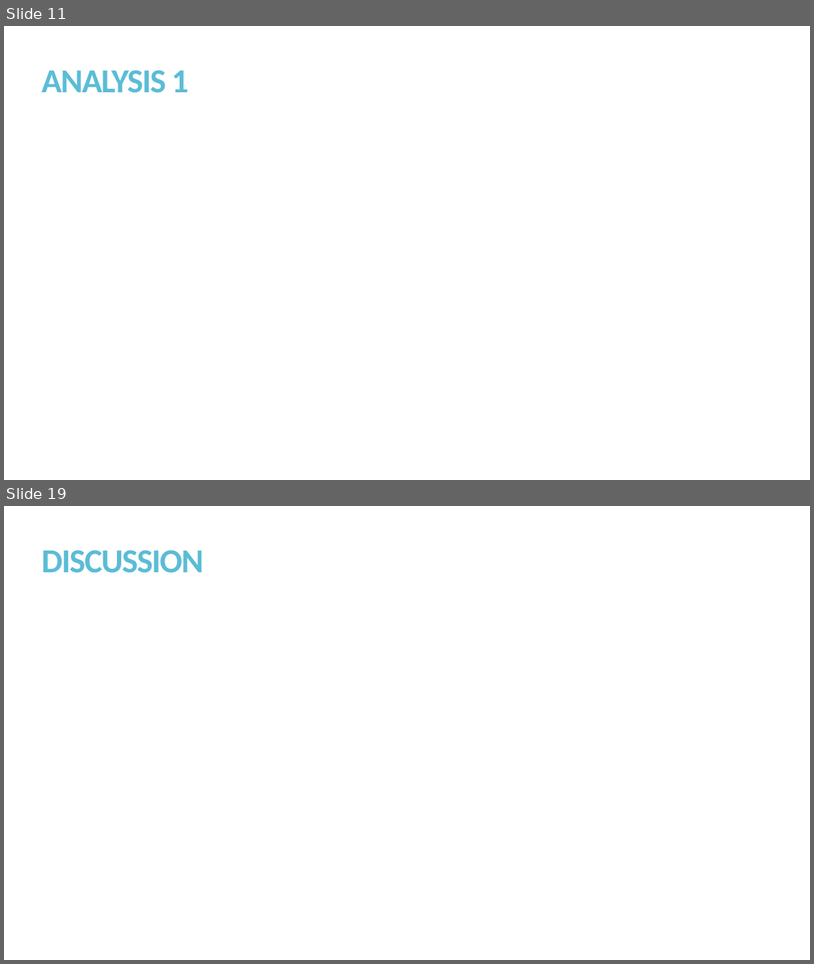
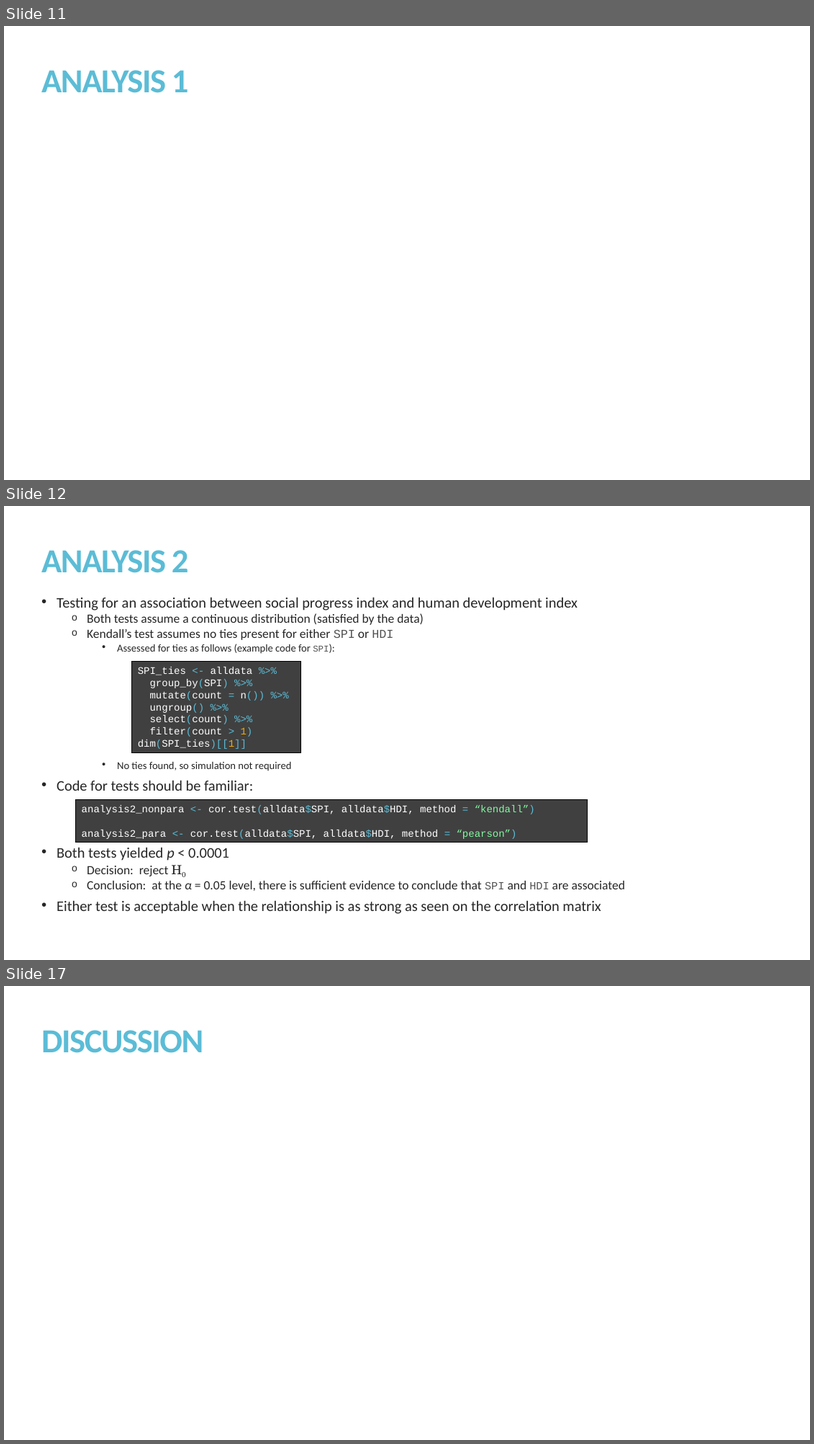
Before and after one commit to kmprioliPROF/MAT_8452_Final_Project, a slide deck: Prioli_Final_Proj.pptx. Shown one above the other, each under a label of ours: slides 11 and 19 before the commit, slides 11, 12 and 17 after it; the slides between them are not shown. The pictures are 814x964 and 814x1444 pixels, drawn with LibreOffice and Linux fonts; fonts in the diff are those of the drawing. Boxes give left, top, right and bottom in pixels: in the first picture for what was removed or moved away, otherwise in the second. Text is boxed around its words. In the diff, an @@ line names an element or a change of style, - is before the commit and + after.

Commit message:
Modifying Analysis 1 to include bootstrapping and some changes to Analysis 4 interpretation; some edits to slides

```diff
--- a/Prioli_Final_Proj.pptx
+++ b/Prioli_Final_Proj.pptx
@@ slide 12 added at (x1=4, y1=506, x2=810, y2=960), background #FFFFFF @@
@@ title added at (x1=41, y1=550, x2=189, y2=573), 40 pt, text #5BBCD6, bold @@
+ANALYSIS 2
@@ text added at (x1=57, y1=597, x2=625, y2=914), 17.5 pt, text #262626 @@
+• Testing for an association between social progress index and human development index
+  o Both tests assume a continuous distribution (satisfied by the data)
+  o Kendall’s test assumes no ties present for either SPI or HDI
+    • Assessed for ties as follows (example code for SPI):
+    • No ties found, so simulation not required
+• Code for tests should be familiar:
+• Both tests yielded p < 0.0001
+  o Decision: reject H0
+  o Conclusion: at the α = 0.05 level, there is sufficient evidence to conclude that SPI and HDI are associated
+• Either test is acceptable when the relationship is as strong as seen on the correlation matrix
@@ rectangle added at (x1=131, y1=662, x2=301, y2=753), fill #404040, outline #000000 0.75 pt, 12 pt, text #FFFFFF @@
+SPI_ties <- alldata %>%
+group_by(SPI) %>%
+mutate(count = n()) %>%
+ungroup() %>%
+select(count) %>%
+filter(count > 1)
+dim(SPI_ties)[[1]]
@@ rectangle added at (x1=75, y1=800, x2=587, y2=842), fill #404040, outline #000000 0.75 pt, 12 pt, text #FFFFFF @@
+analysis2_nonpara <- cor.test(alldata$SPI, alldata$HDI, method = “kendall”)
+analysis2_para <- cor.test(alldata$SPI, alldata$HDI, method = “pearson”)
@@ what was slide 19 is now slide 17 @@
```
Also in this commit, not shown: 7 slides changed, 4 other slides added, 3 slides removed, 1 other file.
